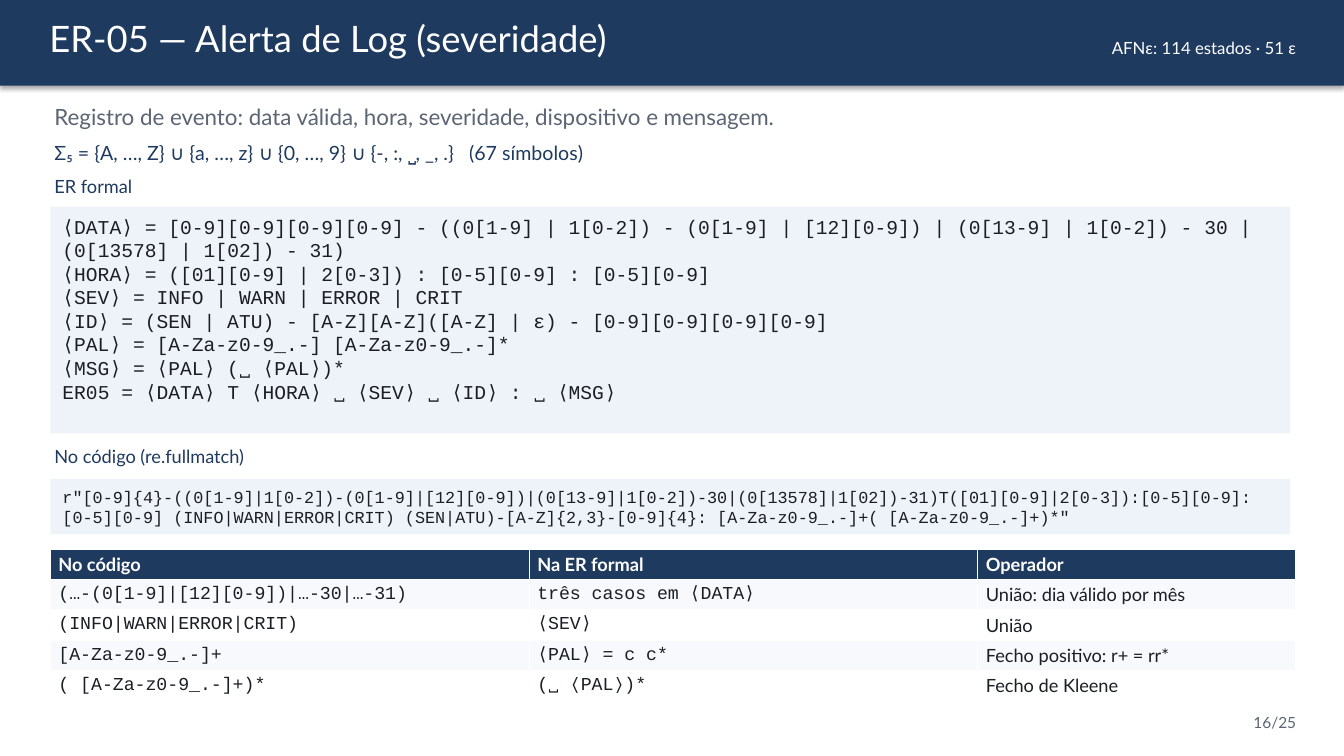
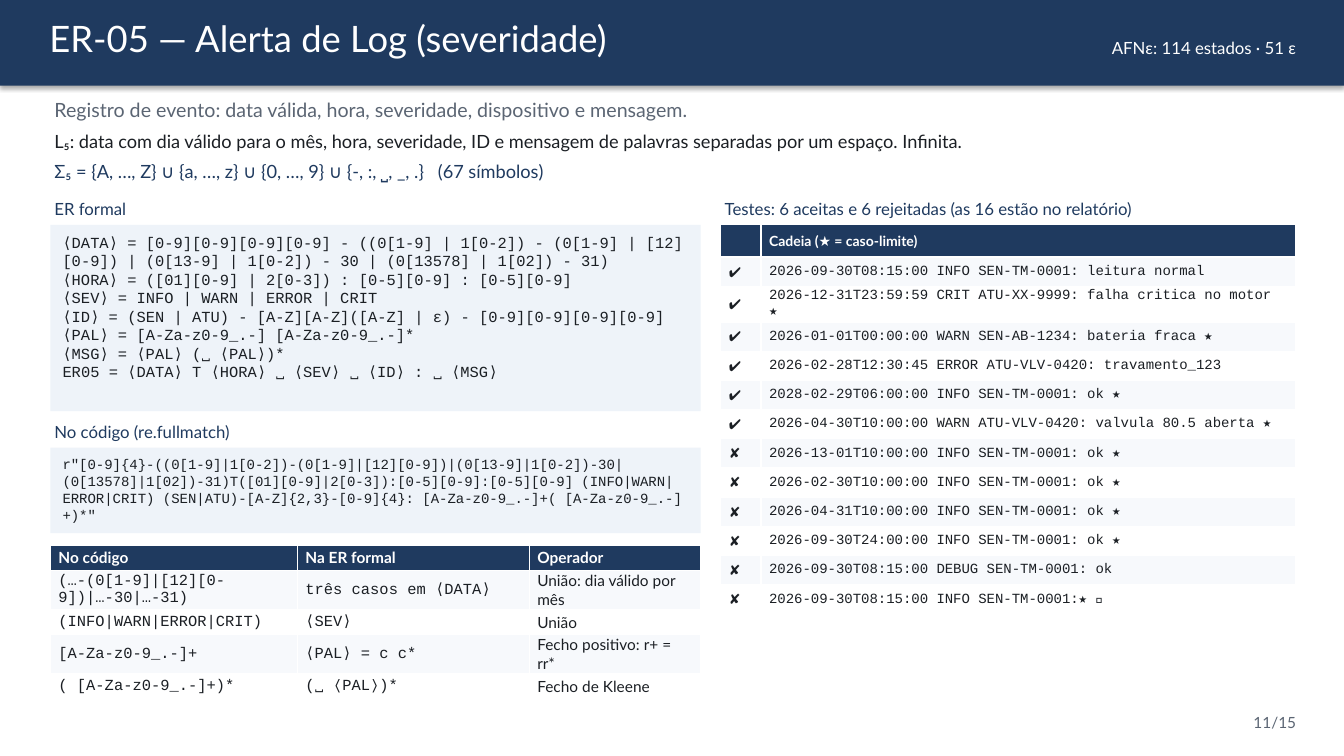
Before and after one commit to cauebarroso/Auditor-de-sensores-industriais-com-express-es-regulares, a slide deck: slide 11 of docs/Apresentacao.pptx (slide 16 before the commit). Drawn at 1344x756 pixels with LibreOffice and Linux fonts; fonts in the diff are those of the drawing. Boxes give left, top, right and bottom in pixels: in the first picture for what was removed or moved away, otherwise in the second. Text is boxed around its words. In the diff, an @@ line names an element or a change of style, - is before the commit and + after.

```diff
--- a/docs/Apresentacao.pptx
+++ b/docs/Apresentacao.pptx
@@ text "Registro de evento: data válida, ..." at [54,102,687,121]: size 16 to 14 pt @@
@@ text added at [54,134,962,152], 13 pt, text #1B1F24 @@
+L₅: data com dia válido para o mês, hora, severidade, ID e mensagem de palavras separadas por um espaço. Infinita.
@@ text "Σ₅ = {A, …, Z} ...": place and size @@
-text "Σ₅ = {A, …, Z} ..." at [54,145,583,163]
+text "Σ₅ = {A, …, Z} ..." at [54,164,543,181]
@@ text "Σ₅ = {A, …, Z} ..." at [54,164,543,181]: size 14 to 13 pt @@
@@ text "ER formal": place and size @@
-text "ER formal" at [54,179,132,193]
+text "ER formal" at [54,202,126,215]
@@ text "ER formal" at [54,202,126,215]: size 13 to 12 pt @@
@@ text added at [725,202,1132,218], 12 pt, text #1F3A5F @@
+Testes: 6 aceitas e 6 rejeitadas (as 16 estão no relatório)
@@ rectangle "⟨DATA⟩ = [0-9][0-9][0-9][0-9] - ((0[1-9] ...": place and size @@
-rectangle "⟨DATA⟩ = [0-9][0-9][0-9][0-9] - ((0[1-9] ..." at [50,207,1291,434]
+rectangle "⟨DATA⟩ = [0-9][0-9][0-9][0-9] - ((0[1-9] ..." at [50,225,701,411]
@@ rectangle "⟨DATA⟩ = [0-9][0-9][0-9][0-9] - ((0[1-9] ..." at [50,225,701,411]: size 14 to 11 pt @@
@@ table added at [721,225,1296,607], 13 rows, 2 columns @@
+ | Cadeia (★ = caso-limite)
+✔ | 2026-09-30T08:15:00 INFO SEN-TM-0001: leitura normal
+✔ | 2026-12-31T23:59:59 CRIT ATU-XX-9999: falha critica no motor ★
+✔ | 2026-01-01T00:00:00 WARN SEN-AB-1234: bateria fraca ★
+✔ | 2026-02-28T12:30:45 ERROR ATU-VLV-0420: travamento_123
+✔ | 2028-02-29T06:00:00 INFO SEN-TM-0001: ok ★
+✔ | 2026-04-30T10:00:00 WARN ATU-VLV-0420: valvula 80.5 aberta ★
+✘ | 2026-13-01T10:00:00 INFO SEN-TM-0001: ok ★
+✘ | 2026-02-30T10:00:00 INFO SEN-TM-0001: ok ★
+✘ | 2026-04-31T10:00:00 INFO SEN-TM-0001: ok ★
+✘ | 2026-09-30T24:00:00 INFO SEN-TM-0001: ok ★
+✘ | 2026-09-30T08:15:00 DEBUG SEN-TM-0001: ok
+✘ | 2026-09-30T08:15:00 INFO SEN-TM-0001:⎵ ★
@@ text "No código (re.fullmatch)" at [54,425,230,441]: size 13 to 12 pt @@
@@ text "No código (re.fullmatch)": place and size @@
-text "No código (re.fullmatch)" at [54,449,244,467]
+text "No código (re.fullmatch)" at [54,425,230,441]
@@ rectangle "r"[0-9]{4}-((0[1-9]|1[0-2])-(0[1-9]|[12][0-9])|(0[13-9]|1[0- ...": place and size @@
-rectangle "r"[0-9]{4}-((0[1-9]|1[0-2])-(0[1-9]|[12][0-9])|(0[13-9]|1[0- ..." at [50,479,1291,534]
+rectangle "r"[0-9]{4}-((0[1-9]|1[0-2])-(0[1-9]|[12][0-9])|(0[13-9]|1[0- ..." at [50,448,701,533]
@@ rectangle "r"[0-9]{4}-((0[1-9]|1[0-2])-(0[1-9]|[12][0-9])|(0[13-9]|1[0- ..." at [50,448,701,533]: size 12 to 10 pt @@
@@ table at [50,545,701,698] @@
@@ size 13 to 11 pt @@
@@ table: place and size @@
-table at [50,549,1296,701]
+table at [50,545,701,698]
@@ text at [1253,717,1296,729]: text changed @@
-16/25
+11/15
```
Also in this commit, not shown: 11 other slides changed, 2 slides added, 12 slides removed, 4 other files.
